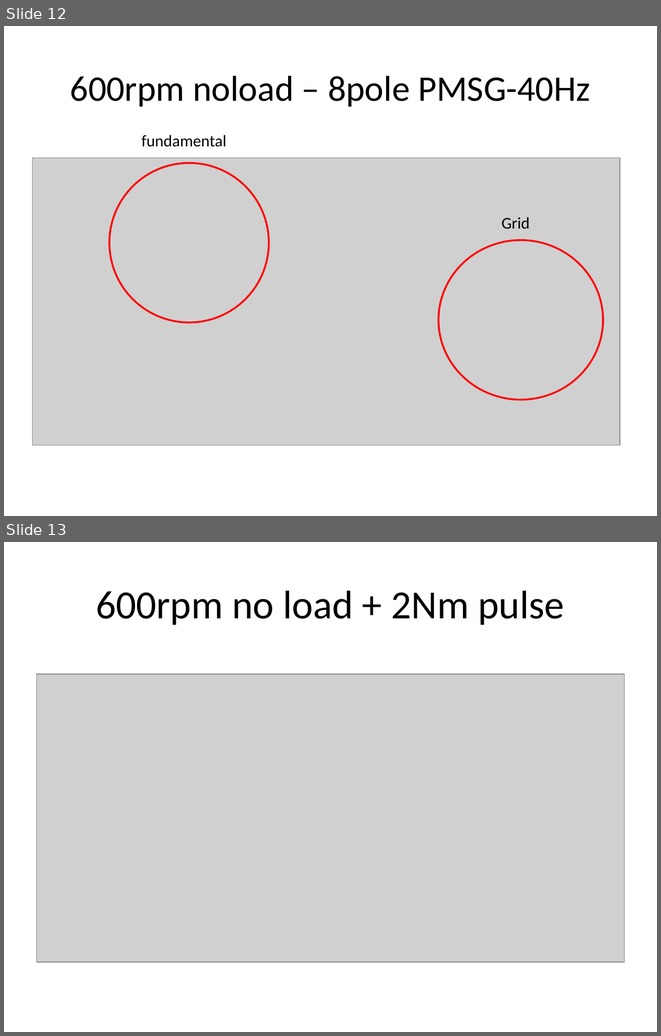
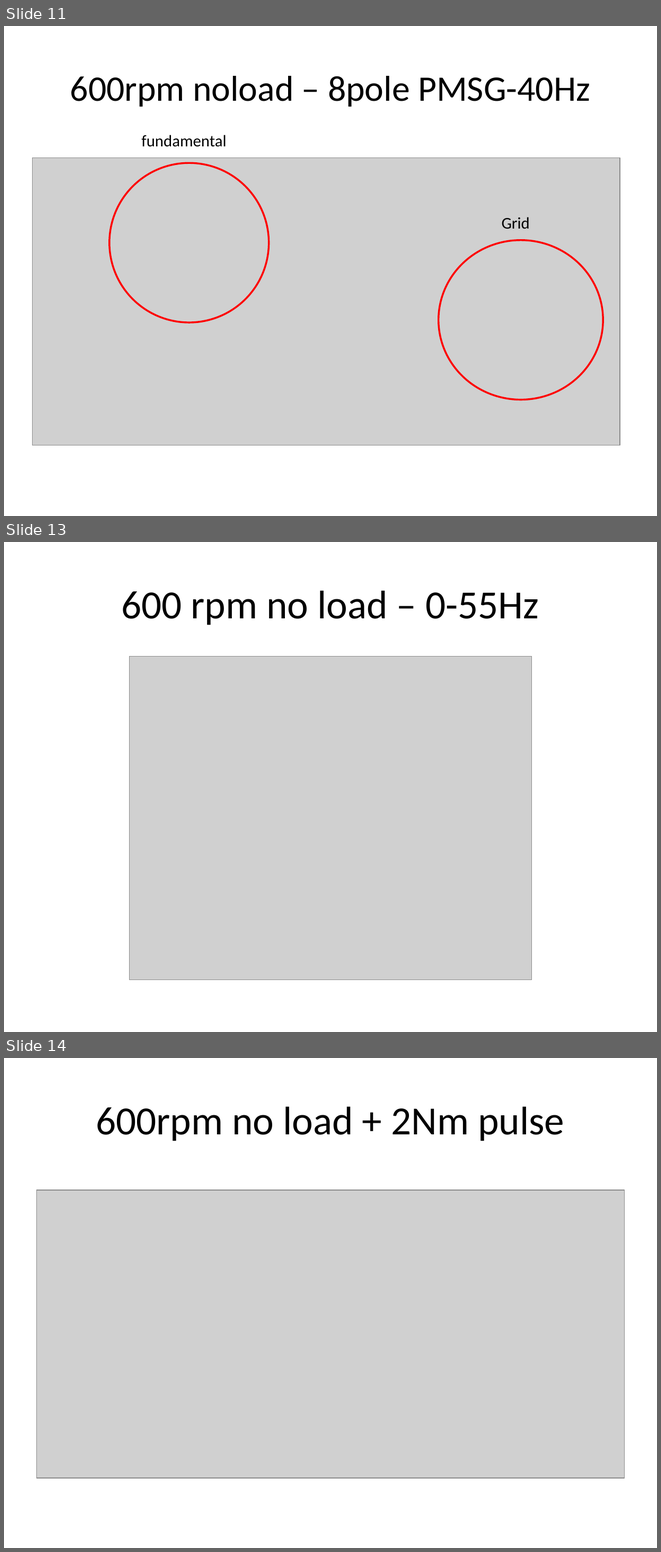
Before and after one commit to SerhatOzkucuk/PhD-Works, a slide deck: Parameter Estimation Works/SerhatServoAutoTune_RuzgemSetup/MATLAB_Disturbance_analysis_RuzgemData/FFT analysis - outcomes.pptx. Shown one above the other, each under a label of ours: slides 12 and 13 before the commit, slides 11, 13 and 14 after it; the slides between them are not shown. The pictures are 661x1036 and 661x1552 pixels, drawn with LibreOffice and Linux fonts; fonts in the diff are those of the drawing; grey boxes stand for pictures. Boxes give left, top, right and bottom in pixels: in the first picture for what was removed or moved away, otherwise in the second. Text is boxed around its words. In the diff, an @@ line names an element or a change of style, - is before the commit and + after.

```diff
--- a/Parameter Estimation Works/SerhatServoAutoTune_RuzgemSetup/MATLAB_Disturbance_analysis_RuzgemData/FFT analysis - outcomes.pptx
+++ b/Parameter Estimation Works/SerhatServoAutoTune_RuzgemSetup/MATLAB_Disturbance_analysis_RuzgemData/FFT analysis - outcomes.pptx
@@ slide 13 added at (4, 542, 657, 1032), background #FFFFFF @@
@@ title added at (121, 590, 539, 625), 44 pt, text #000000 @@
+600 rpm no load – 0-55Hz
@@ picture added at (130, 656, 531, 979) @@
@@ what was slide 12 is now slide 11 @@
@@ what was slide 13 is now slide 14 @@
```
Also in this commit, not shown: 2 slides changed, 8 other slides added, 1 other file.
